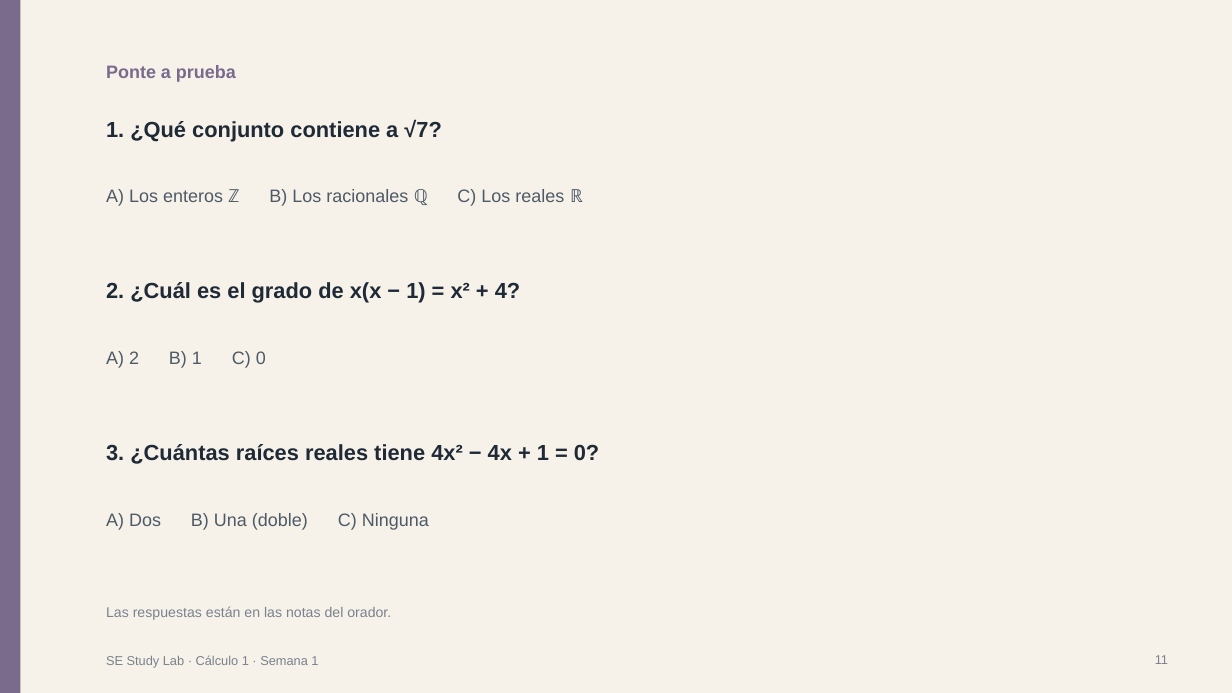
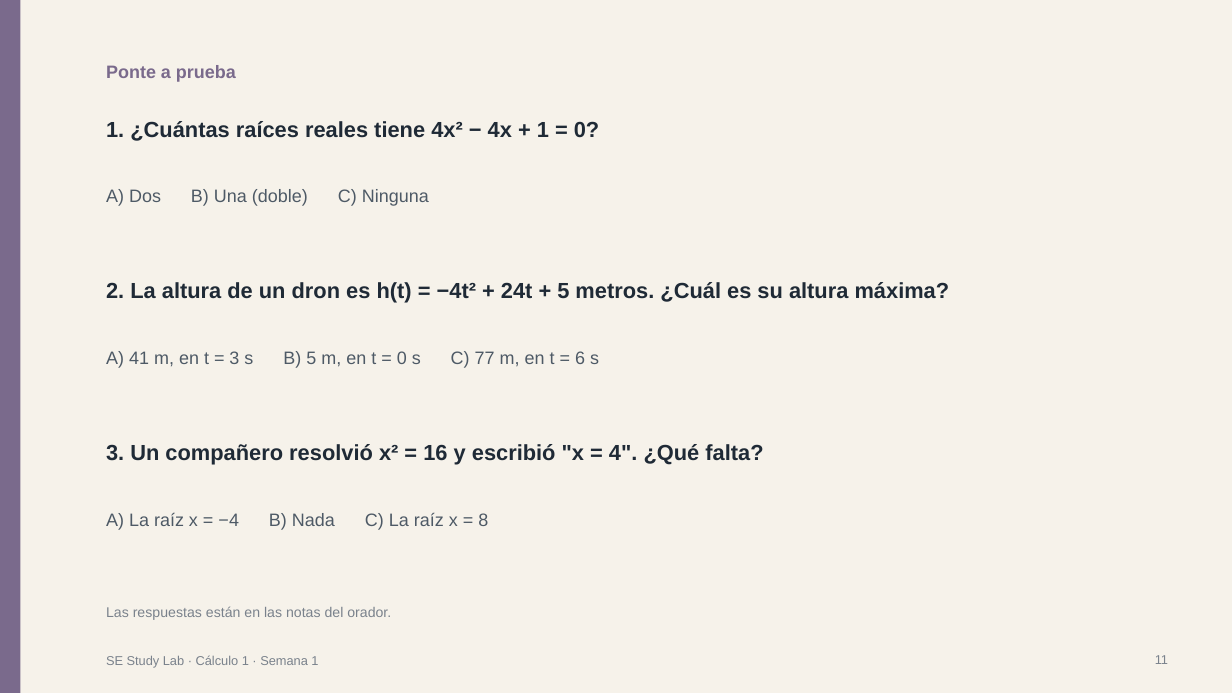
Before and after one commit to jdswe/se-study-lab, a slide deck: slide 11 of public/downloads/es/y1-t1-m3-calc-w1/slides.pptx. Drawn at 1232x693 pixels with LibreOffice and Linux fonts; fonts in the diff are those of the drawing. Boxes give left, top, right and bottom in pixels: in the first picture for what was removed or moved away, otherwise in the second. Text is boxed around its words. In the diff, an @@ line names an element or a change of style, - is before the commit and + after.

```diff
--- a/public/downloads/es/y1-t1-m3-calc-w1/slides.pptx
+++ b/public/downloads/es/y1-t1-m3-calc-w1/slides.pptx
@@ text at bbox=[106, 121, 599, 141]: text changed @@
-1. ¿Qué conjunto contiene a √7?
+1. ¿Cuántas raíces reales tiene 4x² − 4x + 1 = 0?
@@ text at bbox=[106, 189, 429, 206]: text changed @@
-A) Los enteros ℤ B) Los racionales ℚ C) Los reales ℝ
+A) Dos B) Una (doble) C) Ninguna
@@ text at bbox=[106, 282, 950, 303]: text changed @@
-2. ¿Cuál es el grado de x(x − 1) = x² + 4?
+2. La altura de un dron es h(t) = −4t² + 24t + 5 metros. ¿Cuál es su altura máxima?
@@ text at bbox=[106, 351, 599, 368]: text changed @@
-A) 2 B) 1 C) 0
+A) 41 m, en t = 3 s B) 5 m, en t = 0 s C) 77 m, en t = 6 s
@@ text at bbox=[106, 444, 763, 465]: text changed @@
-3. ¿Cuántas raíces reales tiene 4x² − 4x + 1 = 0?
+3. Un compañero resolvió x² = 16 y escribió "x = 4". ¿Qué falta?
@@ text at bbox=[106, 513, 488, 530]: text changed @@
-A) Dos B) Una (doble) C) Ninguna
+A) La raíz x = −4 B) Nada C) La raíz x = 8
```
Also in this commit, not shown: 8 other slides changed, 2 slides added, 2 slides removed, 47 other files.
